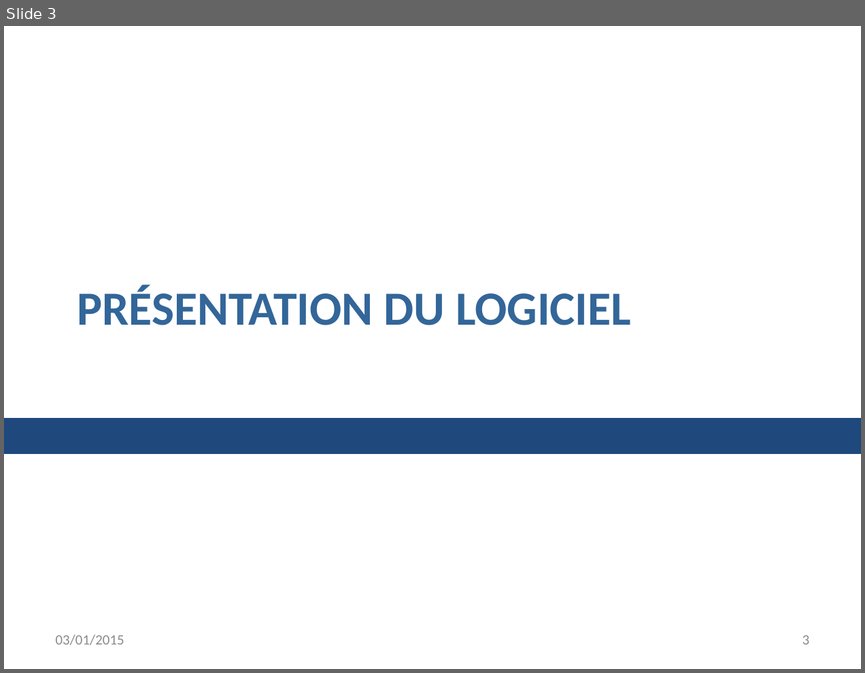
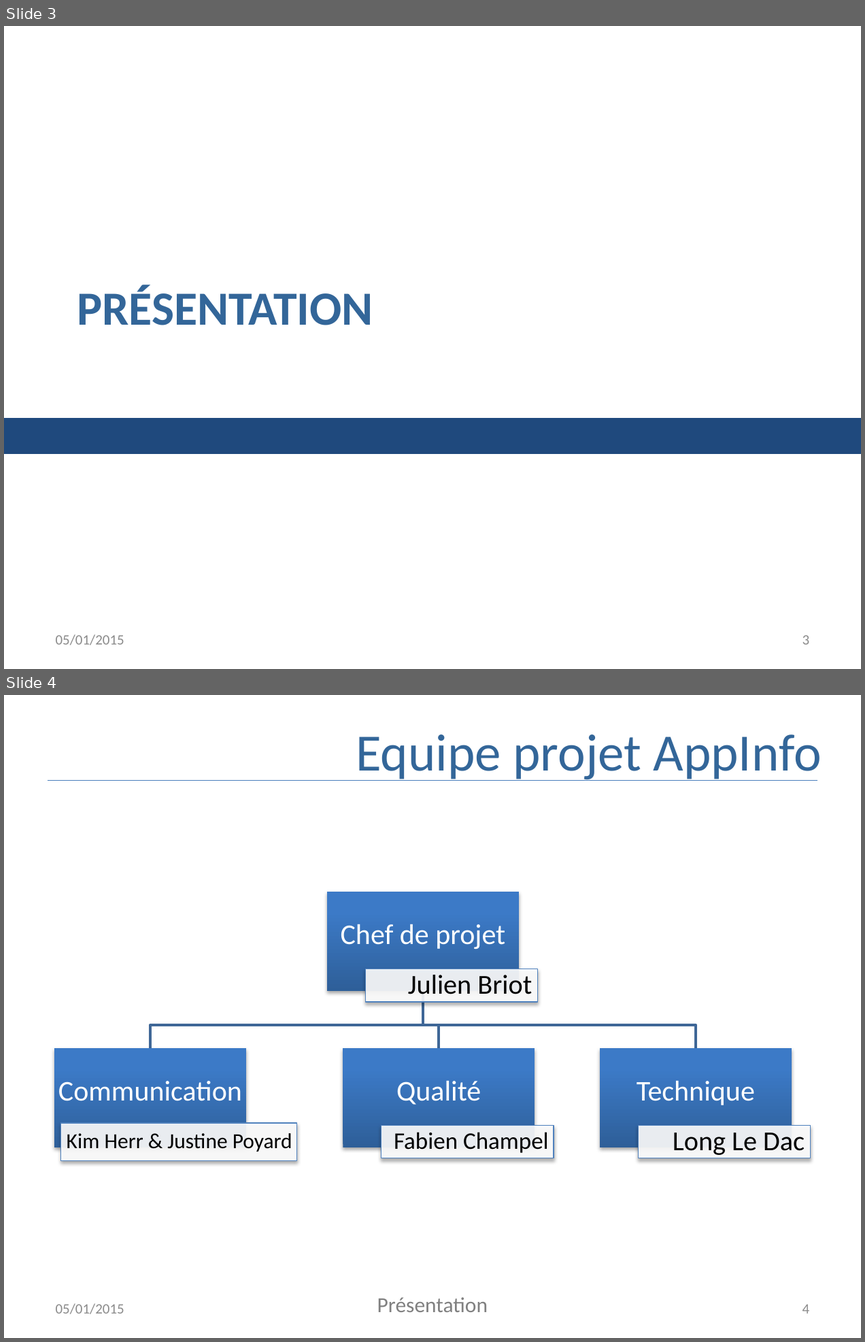
Before and after one commit to AppInfoCPE/genielog, a slide deck: Documentation/presentation.pptx. Shown one above the other, each under a label of ours: slide 3 before the commit, slides 3 and 4 after it. The pictures are 865x673 and 865x1342 pixels, drawn with LibreOffice and Linux fonts; fonts in the diff are those of the drawing. Boxes give left, top, right and bottom in pixels: in the first picture for what was removed or moved away, otherwise in the second. Text is boxed around its words. In the diff, an @@ line names an element or a change of style, - is before the commit and + after.

```diff
--- a/Documentation/presentation.pptx
+++ b/Documentation/presentation.pptx
@@ slide 4 added at bbox=[4, 695, 861, 1338], background #FFFFFF @@
@@ title added at bbox=[356, 734, 821, 781], 44 pt, text #336699 @@
+Equipe projet AppInfo
@@ line added from (48, 780) to (817, 780), #4B7EBC 0.75 pt @@
@@ group added at bbox=[54, 892, 810, 1160]: 8 rectangles, 8 texts, 3 freeform shapes @@
+Chef de projet
+Julien Briot
+Communication
+Kim Herr & Justine Poyard
+Qualité
+Fabien Champel
+Technique
+Long Le Dac
@@ text added at bbox=[56, 1303, 124, 1314], 12 pt, text #8C8C8C @@
+05/01/2015
@@ text added at bbox=[377, 1297, 487, 1312], 18 pt, text #808080 @@
+Présentation
@@ page number added at bbox=[802, 1304, 810, 1313], 12 pt, text #8C8C8C @@
+4
@@ slide 3 changed as well @@
@@ title at bbox=[77, 285, 373, 325]: text changed @@
-PRÉSENTATION DU LOGICIEL
+PRÉSENTATION
@@ text at bbox=[56, 634, 124, 645]: text changed @@
-03/01/2015
+05/01/2015
```
Also in this commit, not shown: 17 other slides changed, 1 other slide added, 1 slide removed.
